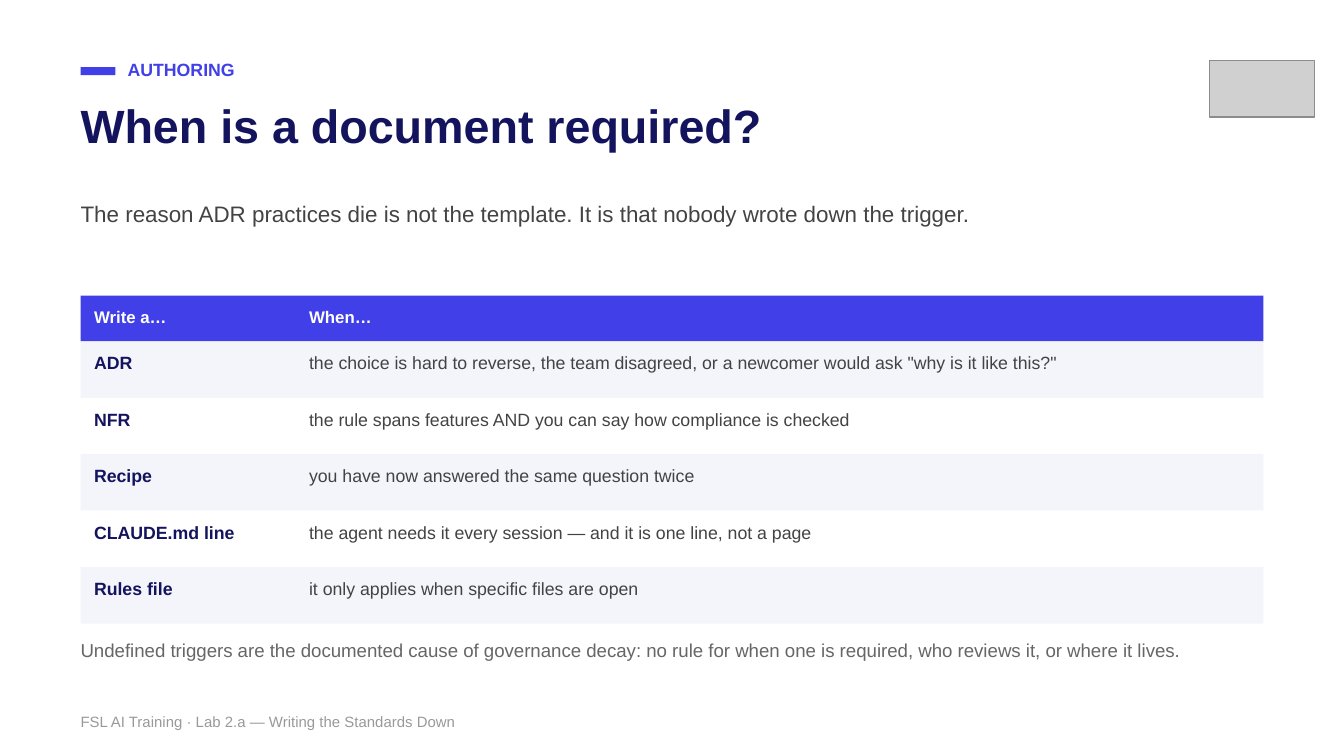
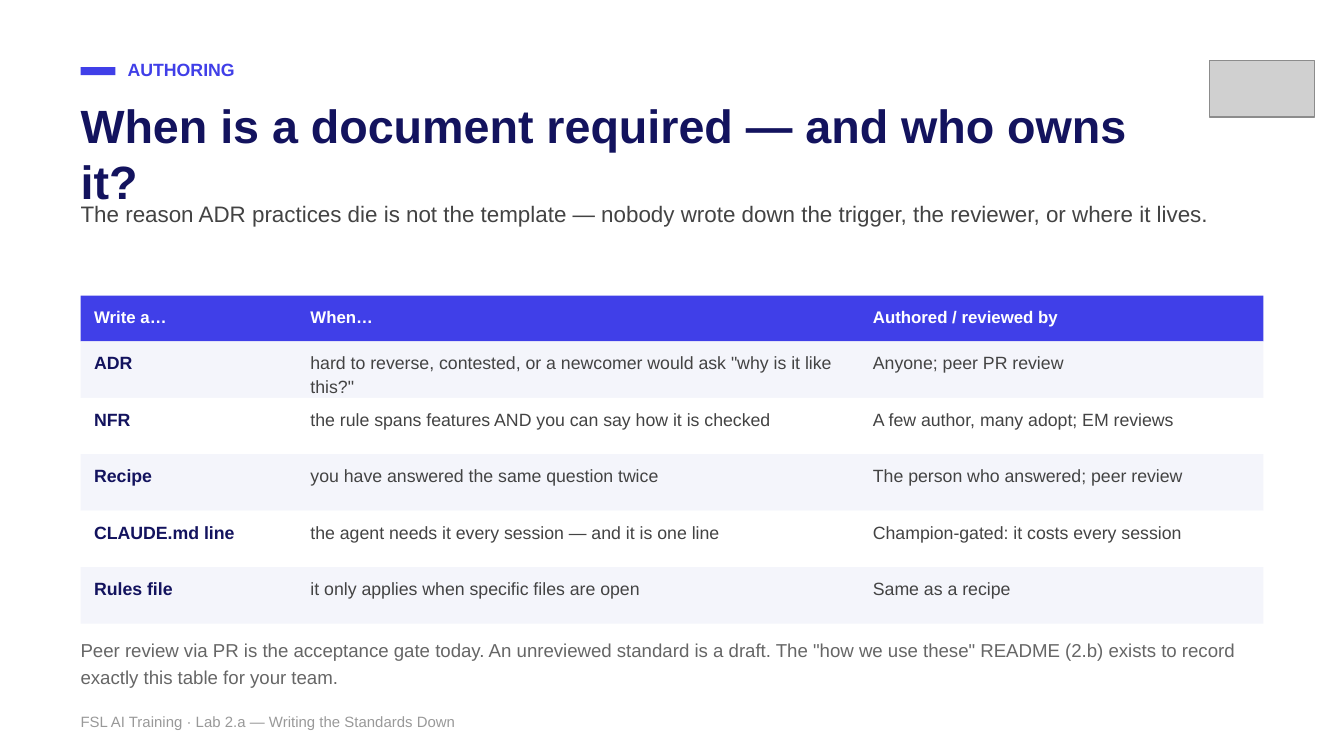
Before and after one commit to mike-tajmajer-fullstacklabs/fsl-taskboard-lab, a slide deck: slide 11 of docs/instructor/lab-2a-writing-the-standards-down.pptx (slide 14 before the commit). Drawn at 1344x756 pixels with LibreOffice and Linux fonts; fonts in the diff are those of the drawing; grey boxes stand for pictures. Boxes give left, top, right and bottom in pixels: in the first picture for what was removed or moved away, otherwise in the second. Text is boxed around its words. In the diff, an @@ line names an element or a change of style, - is before the commit and + after.

```diff
--- a/docs/instructor/lab-2a-writing-the-standards-down.pptx
+++ b/docs/instructor/lab-2a-writing-the-standards-down.pptx
@@ text at (81, 109, 1126, 208): text changed @@
-When is a document required?
+When is a document required — and who owns it?
@@ text at (81, 205, 1208, 227): text changed @@
-The reason ADR practices die is not the template. It is that nobody wrote down the trigger.
+The reason ADR practices die is not the template — nobody wrote down the trigger, the reviewer, or where it lives.
@@ text added at (873, 311, 1058, 327), 9 pt, text #FFFFFF, bold @@
+Authored / reviewed by
@@ text at (310, 356, 832, 393): text changed @@
-the choice is hard to reverse, the team disagreed, or a newcomer would ask "why is it like this?"
+hard to reverse, contested, or a newcomer would ask "why is it like this?"
@@ text added at (873, 356, 1063, 373), 9.5 pt, text #434343 @@
+Anyone; peer PR review
@@ text at (310, 413, 770, 430): text changed @@
-the rule spans features AND you can say how compliance is checked
+the rule spans features AND you can say how it is checked
@@ text added at (873, 413, 1174, 430), 9.5 pt, text #434343 @@
+A few author, many adopt; EM reviews
@@ text at (310, 469, 658, 486): text changed @@
-you have now answered the same question twice
+you have answered the same question twice
@@ text added at (873, 469, 1182, 486), 9.5 pt, text #434343 @@
+The person who answered; peer review
@@ text at (310, 526, 720, 543): text changed @@
-the agent needs it every session — and it is one line, not a page
+the agent needs it every session — and it is one line
@@ text added at (873, 526, 1181, 543), 9.5 pt, text #434343 @@
+Champion-gated: it costs every session
@@ text added at (873, 582, 1010, 599), 9.5 pt, text #434343 @@
+Same as a recipe
@@ text at (81, 643, 1235, 688): text changed @@
-Undefined triggers are the documented cause of governance decay: no rule for when one is required, who reviews it, or where it lives.
+Peer review via PR is the acceptance gate today. An unreviewed standard is a draft. The "how we use these" README (2.b) exists to record exactly this table for your team.
```
Also in this commit, not shown: 21 other slides changed, 4 slides added, 5 slides removed, 10 other files.
